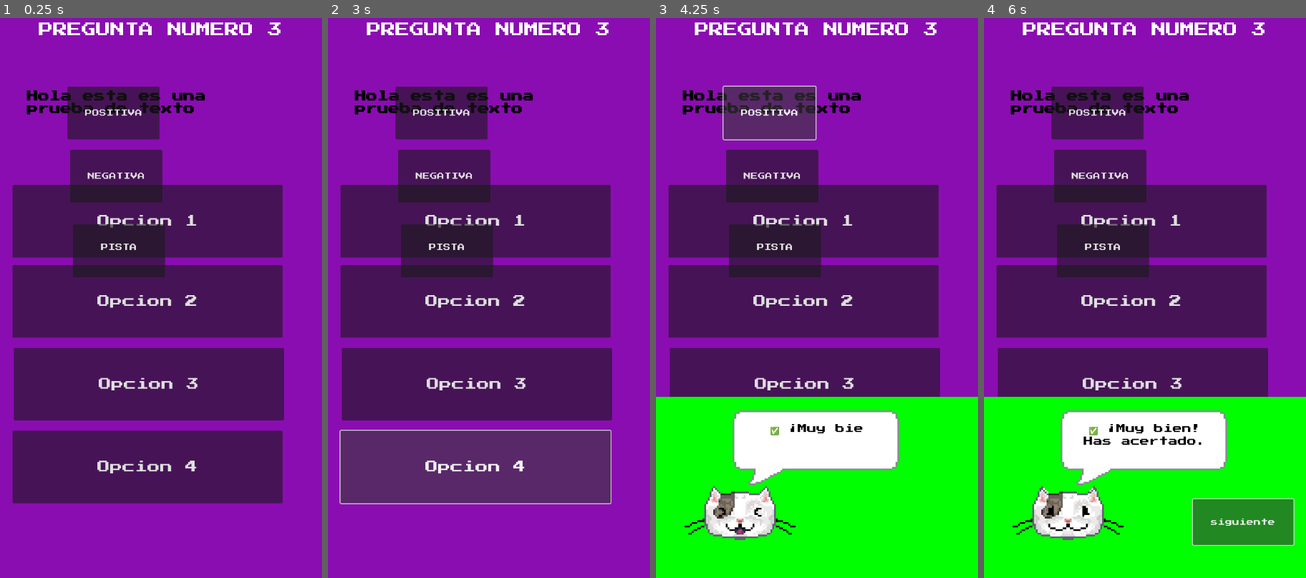
Above: before the commit, frames 1-4 (left to right).
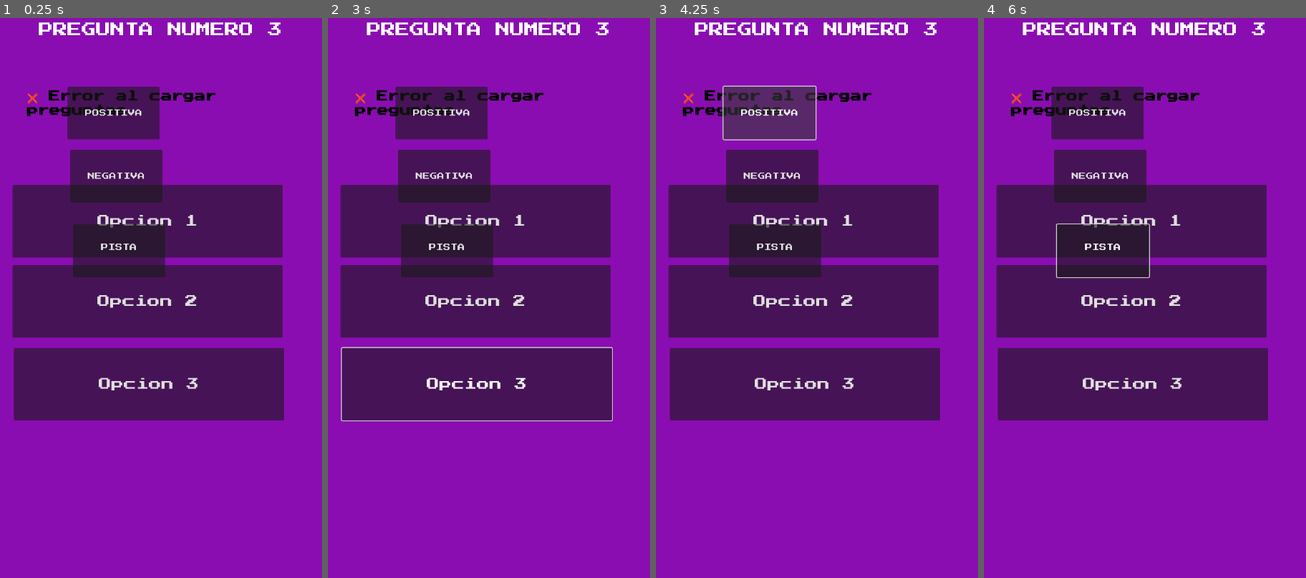
Above: after the commit, the same moments.

Repository: TonyCast2005/Galileo
Game: Godot game, scene res://escenas/TestUbicacion/Examen.tscn
Two runs of this game, one before a commit and one after it. Both use one fixed random seed, a clock stepped at 60 frames per second and the inputs below. The project has no main scene, so this scene is started directly.
Inputs (mouse positions are in pixels of both pictures, inside the frame that each line leads up to):
- Up to frame 1 (0.25 s): no input
- Up to frame 2 (3 s): click "Opcion 1" at 0.5 s; click "Opcion 2" at 1.25 s; click "Opcion 3" at 2 s; click (476, 466) at 2.75 s, where only the run before the commit has a clickable "Opcion 4"
- Up to frame 3 (4.25 s): click "POSITIVA" at 3.5 s
- Up to frame 4 (6 s): click "NEGATIVA" at 4.25 s; click "PISTA" at 5 s; click (1241, 522) at 5.75 s, where only the run before the commit has a clickable "siguiente"

The runs differ from the first frame. In frame 1, 12% of the frame differs, in the area x 3-88%, y 12-87%; in frame 2, 13%; in frame 3, 33%; in frame 4, 33%, in the area x 0-100%, y 12-100%.

Commit message:
examenubi

Diff:
--- a/galileo/Scripts/TestUbicacion/Examen/examen.gd
+++ b/galileo/Scripts/TestUbicacion/Examen/examen.gd
@@ -7,8 +7,12 @@
 @onready var boton_retro = $PanelRetroalimentacion/BotonSiguiente
 @onready var contenedor_preguntas = $ContenedorPreguntas
 
+signal siguiente_pregunta  # ✅ señal pública
+
+# Ejemplo: cuando se presiona el botón de retroalimentación
+
 var preguntas = [
-    preload("res://escenas/Tipos_preguntas/OpcionMultiple.tscn"),
+    preload("res://escenas/Tipos_preguntas/OpcionMultiple/OpcionMultiple.tscn"),
 ]
 
 var velocidad = 0.04
@@ -20,10 +24,12 @@
 var panel_activo = false
 var indice_actual = 0
 var instancia_actual = null
+var ultima_correcta = false  # Guardamos si fue correcta o no
 
 func _ready():
     panel_retro.visible = false
     cargar_pregunta(indice_actual)
+    boton_retro.pressed.connect(_on_boton_retro_pressed)
 
 # ---------------------------
 # INSTANCIADO DE PREGUNTAS
@@ -31,21 +37,45 @@
 func cargar_pregunta(indice: int):
     if instancia_actual:
         instancia_actual.queue_free()
-    var escena = preguntas[indice].instantiate()
+
+    var escena = preload("res://escenas/Tipos_preguntas/OpcionMultiple/OpcionMultiple.tscn").instantiate()
     contenedor_preguntas.add_child(escena)
     instancia_actual = escena
 
+    # Pasamos datos de la pregunta (desde Firebase o un array local)
+    if instancia_actual.has_method("set_pregunta"):
+        instancia_actual.set_pregunta(preguntas[indice])
+
+    # Conectar señal respondida
+    instancia_actual.respondida.connect(_on_pregunta_respondida)
+
+
 # ---------------------------
-# FUNCIONES DE LOS BOTONES DE RESPUESTA
+# MANEJAR SEÑAL DE PREGUNTA
 # ---------------------------
-func _on_positiva_pressed() -> void:
-    mostrar_retroalimentacion("✅ ¡Muy bien! Has acertado.", Color(0,1,0))
+func _on_pregunta_respondida(texto: String, color: Color, correcta: bool):
+    ultima_correcta = correcta
+    mostrar_retroalimentacion(texto, color)
 
-func _on_negativa_pressed() -> void:
-    mostrar_retroalimentacion("❌ Incorrecto... inténtalo otra vez.", Color(1,0,0))
+# ---------------------------
+# BOTÓN DE RETROALIMENTACIÓN
+# ---------------------------
+func _on_boton_retro_pressed():
+    emit_signal("siguiente_pregunta")
+    cerrar_panel()
 
-func _on_pista_pressed() -> void:
-    mostrar_retroalimentacion("💡 Pista: recuerda revisar el código del ejemplo.", Color(1,1,0))
+    if ultima_correcta:
+        indice_actual += 1
+        if indice_actual < preguntas.size():
+            cargar_pregunta(indice_actual)   # 👈 aquí se cambia la pregunta
+        else:
+            label_retro.text = "🎉 Examen terminado"
+            panel_retro.show()
+            boton_retro.disabled = true
+
+    else:
+        # Si no fue correcta, solo cerramos el panel (sin avanzar)
+        pass
 
 # ---------------------------
 # FUNCIÓN PRINCIPAL DE RETRO
@@ -107,9 +137,14 @@
     boton_retro.visible = true
     boton_retro.disabled = false
 
-    await get_tree().create_timer(1.5).timeout
+# ---------------------------
+# CERRAR PANEL
+# ---------------------------
+func cerrar_panel():
+    var viewport_size = get_viewport_rect().size
+    var panel_altura = panel_retro.size.y
+    var fuera_pantalla = viewport_size.y + panel_altura
 
-    # Salida
     var tween_out = create_tween()
     tween_out.tween_property(panel_retro, "position:y", fuera_pantalla, 0.5).set_trans(Tween.TRANS_SINE).set_ease(Tween.EASE_IN_OUT)
     tween_out.tween_callback(func():
--- a/galileo/escenas/Tipos_preguntas/OpcionMultiple.tscn
+++ b/galileo/escenas/Tipos_preguntas/OpcionMultiple/OpcionMultiple.tscn
@@ -1,4 +1,6 @@
-[gd_scene format=3 uid="uid://mge3hmyswt3d"]
+[gd_scene load_steps=2 format=3 uid="uid://mge3hmyswt3d"]
+
+[ext_resource type="Script" uid="uid://b0pfi4hdgcwxu" path="res://escenas/Tipos_preguntas/OpcionMultiple/opcion_multiple.gd" id="1_vs0lo"]
 
 [node name="OpcionMultiple" type="Control"]
 layout_mode = 3
@@ -7,6 +9,7 @@
 anchor_bottom = 1.0
 grow_horizontal = 2
 grow_vertical = 2
+script = ExtResource("1_vs0lo")
 
 [node name="ColorRect" type="ColorRect" parent="."]
 layout_mode = 1
@@ -54,12 +57,8 @@
 theme_override_font_sizes/font_size = 28
 text = "Opcion 3"
 
-[node name="Opcion4" type="Button" parent="."]
-layout_mode = 2
-offset_left = 22.0
-offset_top = 869.0
-offset_right = 626.0
-offset_bottom = 1031.0
-theme_override_font_sizes/font_size = 28
-text = "Opcion 4
-"
+[node name="HTTPRequest" type="HTTPRequest" parent="."]
+
+[connection signal="pressed" from="Opcion1" to="." method="_on_opcion_1_pressed"]
+[connection signal="pressed" from="Opcion2" to="." method="_on_opcion_2_pressed"]
+[connection signal="pressed" from="Opcion3" to="." method="_on_opcion_3_pressed"]
--- /dev/null
+++ b/galileo/escenas/Tipos_preguntas/OpcionMultiple/opcion_multiple.gd
@@ -0,0 +1,97 @@
+extends Control
+
+@onready var http = $HTTPRequest
+@onready var label_pregunta = $TextoPregunta
+@onready var boton1 = $Opcion1
+@onready var boton2 = $Opcion2
+@onready var boton3 = $Opcion3
+
+var preguntas: Array = []     # Todas las preguntas cargadas desde Firebase
+var indice_actual: int = 0    # Pregunta actual
+signal respondida(texto: String, color: Color, correcta: bool)
+
+func _ready():
+    # Conectar señal de HTTPRequest
+    http.request_completed.connect(_on_request_completed)
+
+    # Descargar preguntas desde Firebase
+    var url = "https://galileo-af640-default-rtdb.firebaseio.com/examen_ubicacion.json"
+    http.request(url)
+
+    # Conectar la señal del padre Examen
+    var examen = get_parent()
+    if examen.has_signal("siguiente_pregunta"):
+        examen.connect("siguiente_pregunta", Callable(self, "_mostrar_siguiente_pregunta"))
+
+# ===========================
+# Respuesta del HTTPRequest
+# ===========================
+func _on_request_completed(result, response_code, headers, body):
+    if response_code == 200:
+        var data = JSON.parse_string(body.get_string_from_utf8())
+        if typeof(data) == TYPE_ARRAY:
+            preguntas = data
+        elif typeof(data) == TYPE_DICTIONARY:
+            preguntas = data.values()
+        else:
+            preguntas = []
+
+        if preguntas.size() > 0:
+            mostrar_pregunta(indice_actual)
+        else:
+            label_pregunta.text = "⚠️ No hay preguntas disponibles"
+    else:
+        label_pregunta.text = "❌ Error al cargar preguntas"
+
+# ===========================
+# Mostrar la pregunta actual
+# ===========================
+func mostrar_pregunta(indice: int):
+    if indice >= preguntas.size():
+        label_pregunta.text = "🎉 Examen terminado"
+        boton1.visible = false
+        boton2.visible = false
+        boton3.visible = false
+        return
+
+    var pregunta = preguntas[indice]
+    label_pregunta.text = pregunta.get("pregunta", "Pregunta no encontrada")
+
+    var opciones = pregunta.get("opciones", [])
+    if opciones.size() < 3:
+        print("⚠️ Pregunta inválida, faltan opciones:", opciones)
+        return
+
+    boton1.text = opciones[0]
+    boton2.text = opciones[1]
+    boton3.text = opciones[2]
+
+    # Limpiar conexiones anteriores
+    for s in boton1.pressed.get_connections():
+        boton1.pressed.disconnect(s["callable"])
+    for s in boton2.pressed.get_connections():
+        boton2.pressed.disconnect(s["callable"])
+    for s in boton3.pressed.get_connections():
+        boton3.pressed.disconnect(s["callable"])
+
+    # Conectar botones a la función responder
+    var correcta = pregunta.get("respuesta_correcta", "")
+    boton1.pressed.connect(func(): responder(opciones[0], correcta))
+    boton2.pressed.connect(func(): responder(opciones[1], correcta))
+    boton3.pressed.connect(func(): responder(opciones[2], correcta))
+
+# ===========================
+# Cambiar a la siguiente pregunta
+# ===========================
+func _mostrar_siguiente_pregunta():
+    indice_actual += 1
+    mostrar_pregunta(indice_actual)
+
+# ===========================
+# Verificar respuesta
+# ===========================
+func responder(respuesta: String, correcta: String):
+    if respuesta == correcta:
+        emit_signal("respondida", "✅ ¡Muy bien! Has acertado.", Color(0,1,0), true)
+    else:
+        emit_signal("respondida", "❌ Incorrecto... inténtalo otra vez.", Color(1,0,0), false)
Not shown, added: galileo/escenas/Tipos_preguntas/OpcionMultiple/opcion_multiple.gd.uid
Not shown, added: galileo/escenas/TestUbicacion/Examen.tscn20023373819.tmp
